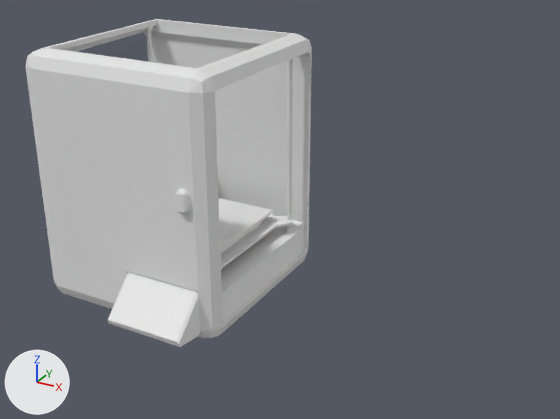
An edit to the Blender file Blender/3DPrinter.blend, drawn before and after from the same camera.
One viewpoint serves both versions: a 50 mm camera at (8.74, -11.81, 7.94) aimed at (2.49, -0.45, 2.26). Lighting does not change. The marker at lower left points along +X, +Y and +Z.

Before the edit, the objects in view are built like this:
```python
me_cube_001 = bpy.data.meshes.new('Cube.001')
me_cube_001.from_pydata(...)  # 54 vertices, 49 faces; spans x -0.125..0.125, y -0.111..0.0, z -0.225..0.225
me_cube_002 = bpy.data.meshes.new('Cube.002')
me_cube_002.from_pydata(...)  # 106 vertices, 104 faces; spans x -1.0..1.0, y -1.0..1.0, z 0.0..2.5
me_plane_001 = bpy.data.meshes.new('Plane.001')
me_plane_001.from_pydata(...)  # a box spanning x -1.6..1.6, y -1.49..1.41, z -0.05..0.0
ob_handle = bpy.data.objects.new('Handle', me_cube_001)
ob_handle.parent = ob_door
ob_handle.matrix_parent_inverse = Matrix(((0.5, 0.0, 0.0, 0.85), (0.0, 0.5, 0.0, 1.0), (0.0, 0.0, 0.5, -1.25), (0.0, 0.0, 0.0, 1.0)))
ob_handle.location = (1.5, -2.0, 2.8)
ob_heatplatform = bpy.data.objects.new('HeatPlatform', me_plane_001)
ob_heatplatform.location = (0.0, -0.1, 1.4)
ob_heatplatform.scale = (0.9, 0.9, 1.0)
ob_staticcarcas = bpy.data.objects.new('StaticCarcas', me_cube_002)
ob_staticcarcas.location = (0.0, 0.0, 0.0)
ob_staticcarcas.scale = (2.0, 2.0, 2.0)
# also in view: 'Pillar_RB' at (1.7, 1.4, 2.9); 'Terminal' at (0.9, -2.27, 0.66); 'Door' at (0.0, -1.98, 2.5); 'MovingPlatform' at (0.0, -0.15, 1.24)
```
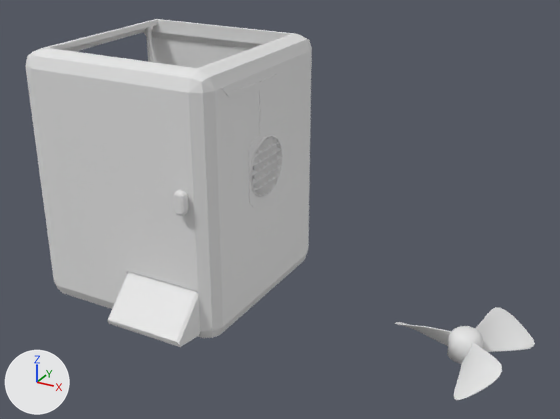
Commit message: feat: add side panel with vent

Edits to the bpy script that builds the scene:
```text
Add me_cube_003:
    me_cube_003.from_pydata(...)  # 32 vertices, 20 faces; spans x -0.01..0.01, y -0.85..0.85, z -1.15..1.05
Add me_cube_006:
    me_cube_006.from_pydata(...)  # 83 vertices, 60 faces; spans x -0.08..0.24, y -1.43..0.6, z -0.6..1.87
Add me_plane_004:
    me_plane_004.from_pydata(...)  # 386 vertices, 456 faces; spans x -0.588..0.588, y -0.588..0.588, z -0.076..0.023
Add me_cylinder_002:
    me_cylinder_002.from_pydata(...)  # 1238 vertices, 1230 faces; spans x -1.08..1.39, y -1.3..1.19, z -0.03..0.5
    me_cylinder_002.polygons.foreach_set('use_smooth', [True] * 1230)
Change ob_handle:
    ob_handle.location: (1.5, -2.0, 2.8) -> (1.5, -2.05, 2.8)
Add ob_cells_f:
    ob_cells_f = bpy.data.objects.new('Cells_F', me_plane_004)
    ob_cells_f.parent = ob_sideventplace
    ob_cells_f.matrix_parent_inverse = Matrix(((1.0, 0.0, 0.0, -1.77), (0.0, 1.0, 0.0, 0.1), (0.0, 0.0, 1.0, -2.83), (0.0, 0.0, 0.0, 1.0)))
    ob_cells_f.location = (2.03, -0.1, 2.9)
    ob_cells_f.rotation_euler = (-3.142, -1.571, 0.0)  # degrees (-180, -90, 0)
Add ob_sideventplace:
    ob_sideventplace = bpy.data.objects.new('SideVentPlace', me_cube_006)
    ob_sideventplace.parent = ob_glass_r
    ob_sideventplace.matrix_parent_inverse = Matrix(((0.5, 0.0, 0.0, -0.99), (0.0, 0.5, 0.0, 0.0), (0.0, 0.0, 0.5, -1.3), (0.0, 0.0, 0.0, 1.0)))
    ob_sideventplace.location = (1.77, -0.1, 2.83)
Add ob_glass_r:
    ob_glass_r = bpy.data.objects.new('Glass_R', me_cube_003)
    ob_glass_r.location = (1.98, 0.0, 2.6)
    ob_glass_r.scale = (2.0, 2.0, 2.0)
Add ob_cells_in:
    ob_cells_in = bpy.data.objects.new('Cells_IN', me_plane_004.copy())
    ob_cells_in.parent = ob_sideventplace
    ob_cells_in.matrix_parent_inverse = Matrix(((1.0, 0.0, 0.0, -1.77), (0.0, 1.0, 0.0, 0.1), (0.0, 0.0, 1.0, -2.83), (0.0, 0.0, 0.0, 1.0)))
    ob_cells_in.location = (1.67, -0.1, 2.9)
    ob_cells_in.rotation_euler = (0.0, -1.571, 0.0)  # degrees (0, -90, 0)
Add ob_vent:
    ob_vent = bpy.data.objects.new('Vent', me_cylinder_002)
    ob_vent.location = (6.0, 0.0, 0.0)
    ob_vent.rotation_euler = (0.0, 0.0, 2.81)  # degrees (0, 0, 161)
```

Boxes (x1, y1, x2, y2) around the edits, measured in the pictures (560 x 419 px):
'Glass_R', added
    after: (215, 52, 311, 327)
'Vent', added
    after: (395, 307, 535, 400)
'SideVentPlace', added
    after: (221, 72, 282, 208)
'Cells_F', added
    after: (250, 135, 282, 197)
'Handle', moved
    before: (176, 189, 190, 214)
    after: (173, 190, 188, 216)
'HeatPlatform', unchanged, covered by the edit
    before: (219, 198, 273, 250)
'MovingPlatform', unchanged, covered by the edit
    before: (220, 216, 294, 269)
